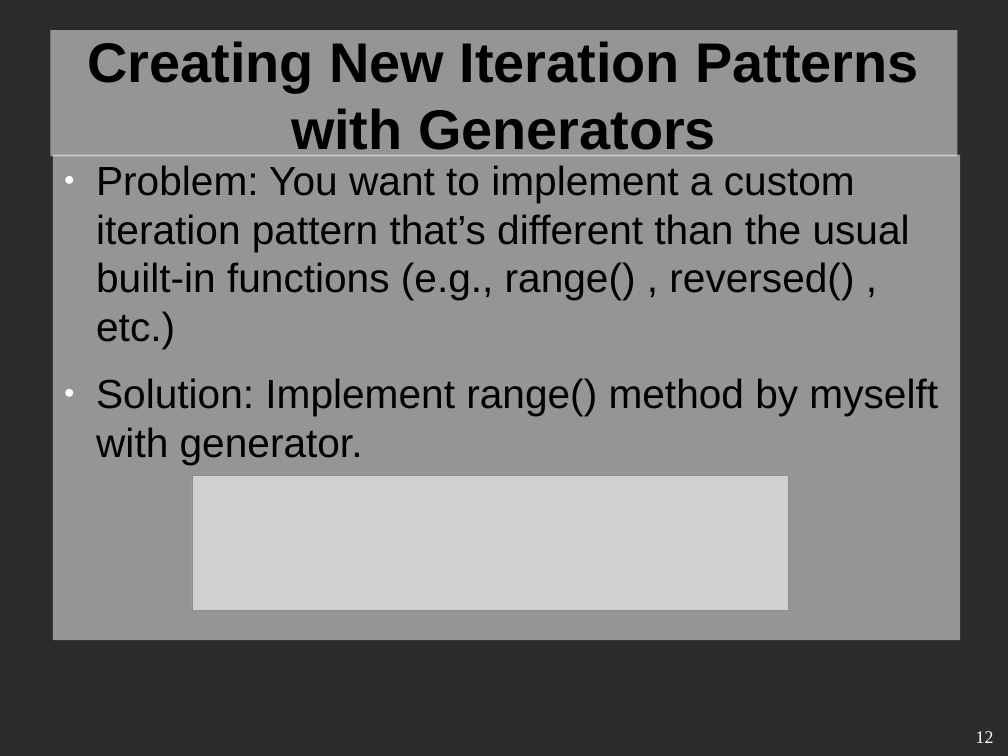
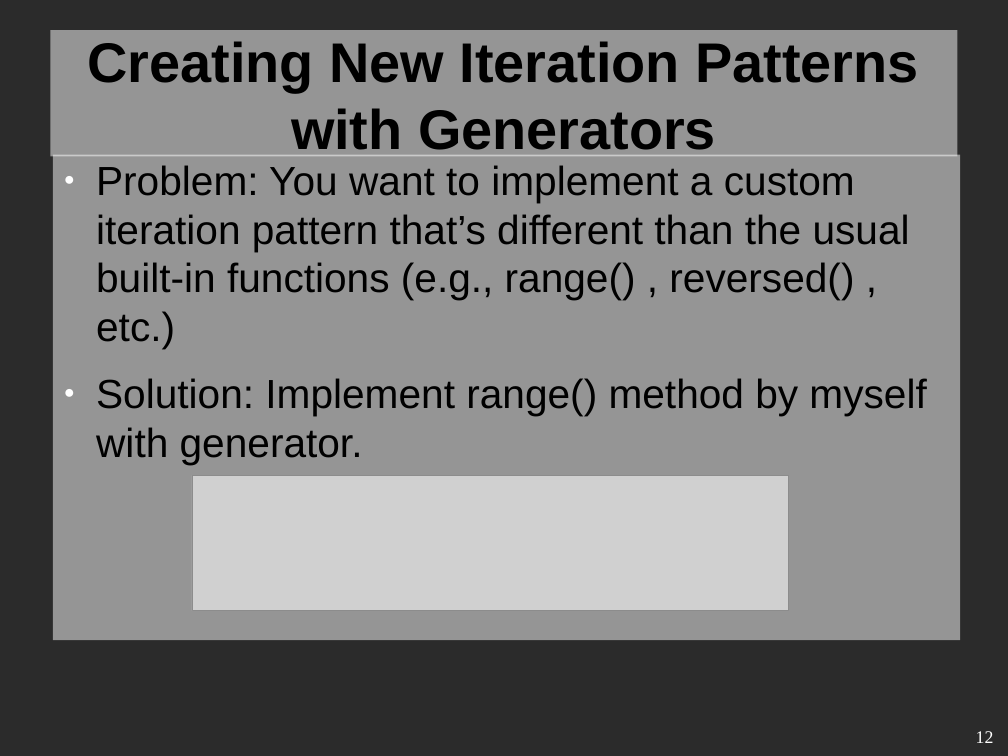
Before and after one commit to VitBomm/presentation, a slide deck: slide 12 of pre.odp. Drawn at 1008x756 pixels with LibreOffice and Linux fonts; fonts in the diff are those of the drawing; grey boxes stand for pictures; background and template pictures are left out; a plain dark background stands for a picture behind light text. Boxes give left, top, right and bottom in pixels: in the first picture for what was removed or moved away, otherwise in the second. Text is boxed around its words. In the diff, an @@ line names an element or a change of style, - is before the commit and + after.

```diff
--- a/pre.odp
+++ b/pre.odp
@@ text at [96, 378, 926, 464]: text changed @@
-● Solution: Implement range() method by myselft with generator.
+● Solution: Implement range() method by myself with generator.
```
Also in this commit, not shown: 5 other slides changed, 1 other file.
